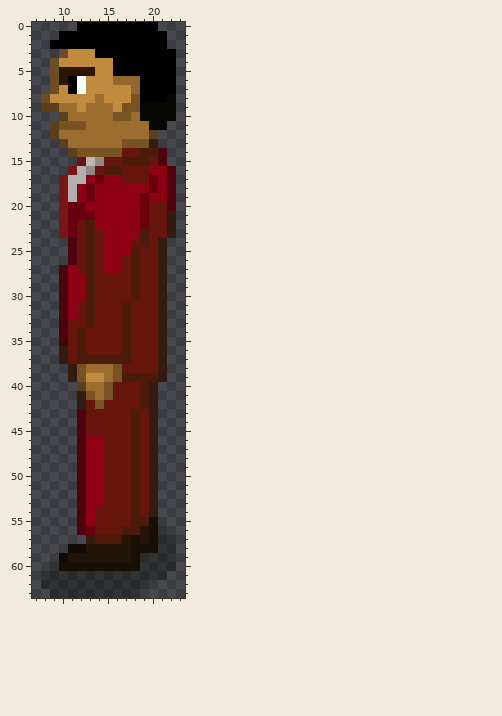
Pixel-art sprite: Assets/Sprites/Player/Red Suit/stand_right.png. Above: the version before the commit.
The file is 32x64 pixels. Colours within 5 levels of each other are drawn and written as one. Shown: x 7..23, y 0..63.
New version:
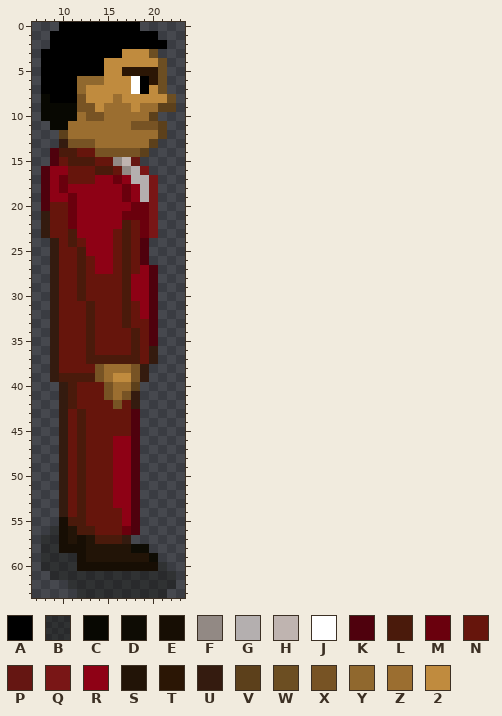
Palette (. is transparent): A #000000  B #08080259  C #080802  D #0e0c04  E #170e04  F #928984  G #b4afaf  H #bfb4b0  J #ffffff  K #4f010d  L #4a1a0b  M #6a000d  N #66150c  P #651612  Q #791616  R #8e0115  S #221407  T #2b1605  U #341b0f  V #5c401b  W #6c4e22  X #775324  Y #90682e  Z #9b6e30  2 #c08b3e
Changes in this commit:
@@ x 7..23 @@
- 0 .....AAAAAAAAA...
- 1 ...AAAAAAAAAAAA..
+ 0 ...AAAAAAAAA.....
+ 1 ..AAAAAAAAAAAA...
  2 ..AAAAAAAAAAAAA..
- 3 ...W222AAAAAAAAA.
- 4 ..W222222AAAAAAA.
- 5 ..WTTTT22AAAAAAA.
- 6 ..WTAJ222YYYAAAA.
- 7 ..W2AJ22222YAAAA.
- 8 .W22222Z222XAAAC.
- 9 .VVZZ2ZZZ2XXCCCC.
-10 ...VZZZZZXXZCCCC.
-11 ..VXXXZZZZZZZCC..
-12 ..VZZZZZZZZZZV...
-13 ...VZZZZZZXXXU...
-14 ....VXXXXXNNLLK..
-15 .....PHFNNLLLNK..
-16 ....QGFNLLNNNRRK.
-17 ...QGGRMRRNNNMRK.
-18 ...QGRMRRRRRRMRK.
-19 ...QGRMRRRRRMRRK.
-20 ...QMMRRRRRRMNNK.
-21 ...QMMMRRRRRMNNU.
-22 ...QMNLRRRRRMNNU.
-23 ...QMNLNRRRRLNNU.
-24 ....KNLNRRRNLNU..
-25 ....KNLNRRRLNNU..
-26 ....KNLNRRNLNNU..
-27 ...KRNLNRRNLNNU..
-28 ...KRRLNNNNLNNU..
-29 ...KRRLNNNNLNNU..
-30 ...KRRLNNNNLNNU..
-31 ...KRNLNNNLNNNU..
-32 ...KRNLNNNLNNNU..
-33 ...KNNLNNNLNNNU..
-34 ...KNLNNNNLNNNU..
-35 ...KNLNNNNLNNNU..
-36 ...UNLNNNNLNNNU..
-37 ...UNLLLLLLNNNU..
-38 ....UXZZZXNNNNU..
-39 ....UX22ZXLLLLU..
-40 .....VZZXNNNLU...
-41 .....UXZXNNNLU...
-42 .....UNXNNNNLU...
-43 .....KNNNNNLNU...
-44 .....KNNNNNLNU...
-45 .....KNNNNNLNU...
-46 .....KRRNNNLNU...
-47 .....KRRNNNLNU...
-48 .....KRRNNNLNU...
-49 .....KRRNNNLNU...
-50 .....KRRNNNLNU...
-51 .....KRRNNNLNU...
-52 .....KRRNNNLNU...
-53 .....KRRNNNLNU...
-54 .....KRNNNNLNU...
-55 .....KRNNNNLLE...
-56 .....KMNNNLLSEB..
-57 ......ULLLSESEBB.
-58 ....DDSSSSSEEEBB.
-59 ...DSSSSSSSEBBBB.
-60 ..BEEEEEEEEEBBBB.
-61 .BBBBBBBBBBBBBB..
-62 .BBBBBBBBBBBB....
-63 ..BBBBBBBBBB.....
+ 3 .AAAAAAAAA222W...
+ 4 .AAAAAAA222222W..
+ 5 .AAAAAAA22TTTTW..
+ 6 .AAAAYYY222JATW..
+ 7 .AAAAY22222JA2W..
+ 8 .CAAAX222Z22222W.
+ 9 .CCCCXX2ZZZ2ZZVV.
+10 .CCCCZXXZZZZZV...
+11 ..CCZZZZZZZXXXV..
+12 ...VZZZZZZZZZZV..
+13 ...UXXXZZZZZZV...
+14 ..KLLNNXXXXXV....
+15 ..KNLLLNNFHP.....
+16 .KRRNNNLLNFGQ....
+17 .KRMNNNRRMRGGQ...
+18 .KRMRRRRRRMRGQ...
+19 .KRRMRRRRRMRGQ...
+20 .KNNMRRRRRRMMQ...
+21 .UNNMRRRRRMMMQ...
+22 .UNNMRRRRRLNMQ...
+23 .UNNLRRRRNLNMQ...
+24 ..UNLNRRRNLNK....
+25 ..UNNLRRRNLNK....
+26 ..UNNLNRRNLNK....
+27 ..UNNLNRRNLNRK...
+28 ..UNNLNNNNLRRK...
+29 ..UNNLNNNNLRRK...
+30 ..UNNLNNNNLRRK...
+31 ..UNNNLNNNLNRK...
+32 ..UNNNLNNNLNRK...
+33 ..UNNNLNNNLNNK...
+34 ..UNNNLNNNNLNK...
+35 ..UNNNLNNNNLNK...
+36 ..UNNNLNNNNLNU...
+37 ..UNNNLLLLLLNU...
+38 ..UNNNNXZZZXU....
+39 ..ULLLLXZ22XU....
+40 ...ULNNNXZZV.....
+41 ...ULNNNXZXU.....
+42 ...ULNNNNXNU.....
+43 ...UNLNNNNNK.....
+44 ...UNLNNNNNK.....
+45 ...UNLNNNNNK.....
+46 ...UNLNNNRRK.....
+47 ...UNLNNNRRK.....
+48 ...UNLNNNRRK.....
+49 ...UNLNNNRRK.....
+50 ...UNLNNNRRK.....
+51 ...UNLNNNRRK.....
+52 ...UNLNNNRRK.....
+53 ...UNLNNNRRK.....
+54 ...UNLNNNNRK.....
+55 ...ELLNNNNRK.....
+56 ..BESLLNNNMK.....
+57 .BBESESLLLU......
+58 .BBEEESSSSSDD....
+59 .BBBBESSSSSSSD...
+60 .BBBBEEEEEEEEEB..
+61 ..BBBBBBBBBBBBBB.
+62 ....BBBBBBBBBBBB.
+63 .....BBBBBBBBBB..
Where, in picture pixels (left, top, right, bottom), the same in both pictures:
changed: (41, 22, 176, 598)
